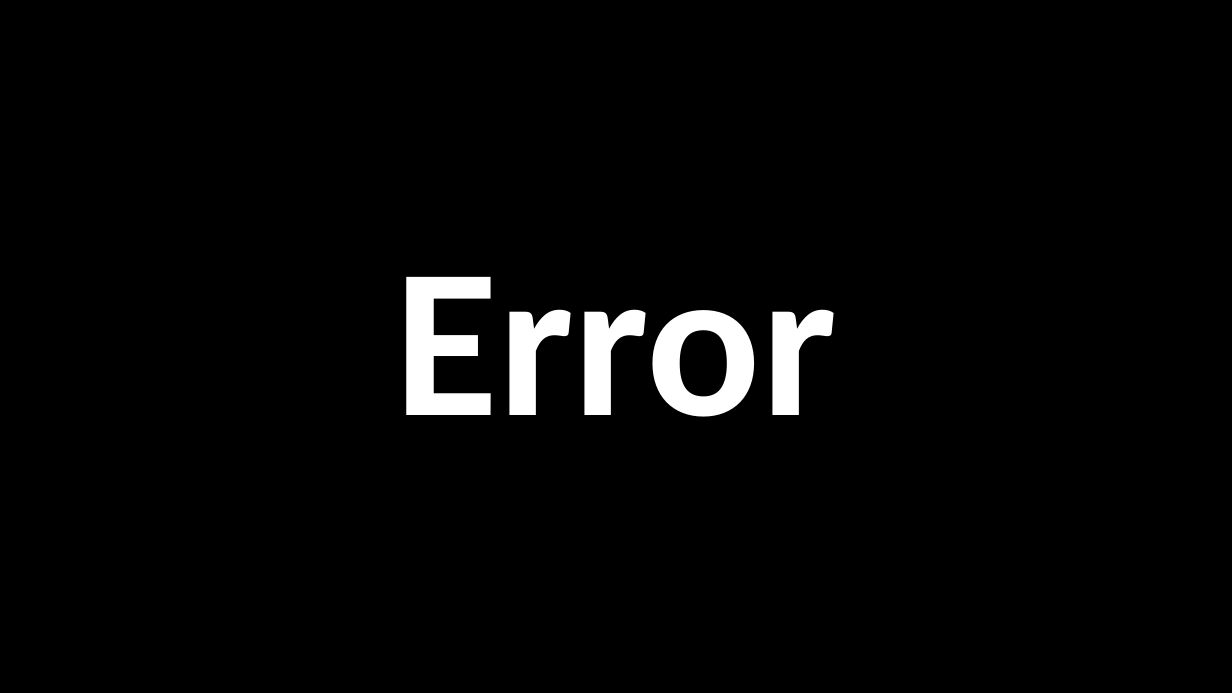
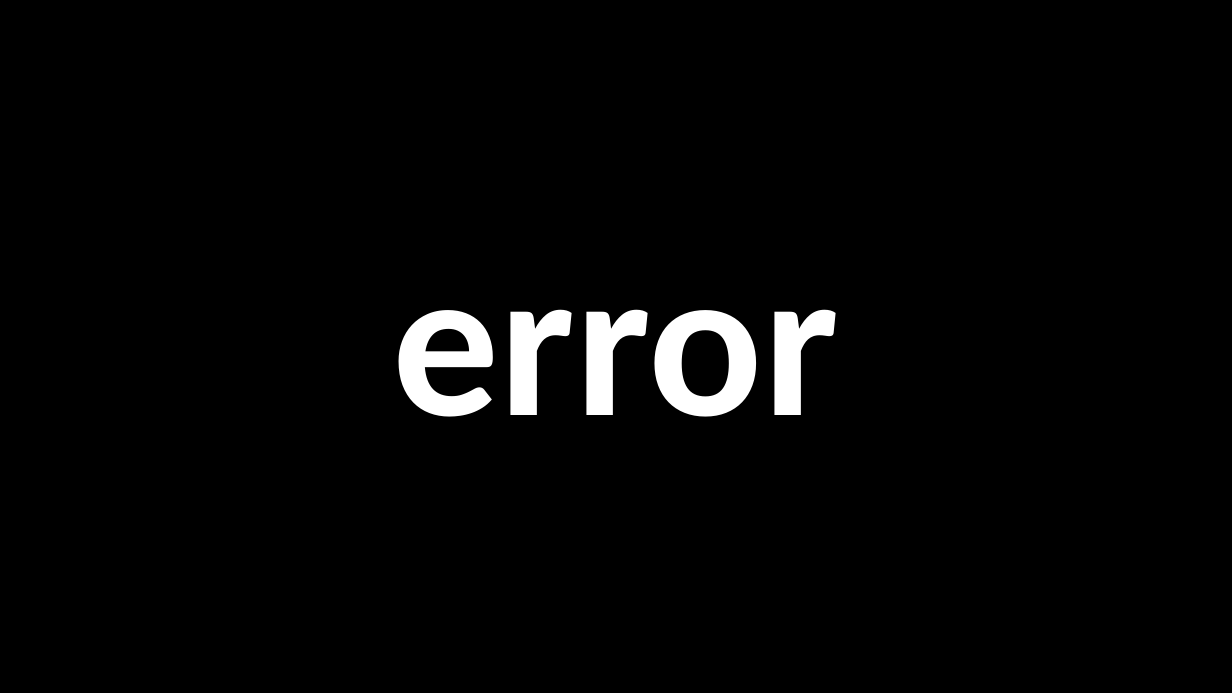
Before and after one commit to nicklalone/CIST_2500, a slide deck: slide 12 of ppts/Week 07 - Tuesday.pptx. Drawn at 1232x693 pixels with LibreOffice and Linux fonts; fonts in the diff are those of the drawing. Boxes give left, top, right and bottom in pixels: in the first picture for what was removed or moved away, otherwise in the second. Text is boxed around its words. In the diff, an @@ line names an element or a change of style, - is before the commit and + after.

```diff
--- a/ppts/Week 07 - Tuesday.pptx
+++ b/ppts/Week 07 - Tuesday.pptx
@@ title at (x1=393, y1=309, x2=839, y2=417): text changed @@
-Error
+error
```
Also in this commit, not shown: 9 other slides changed, 1 other file.
